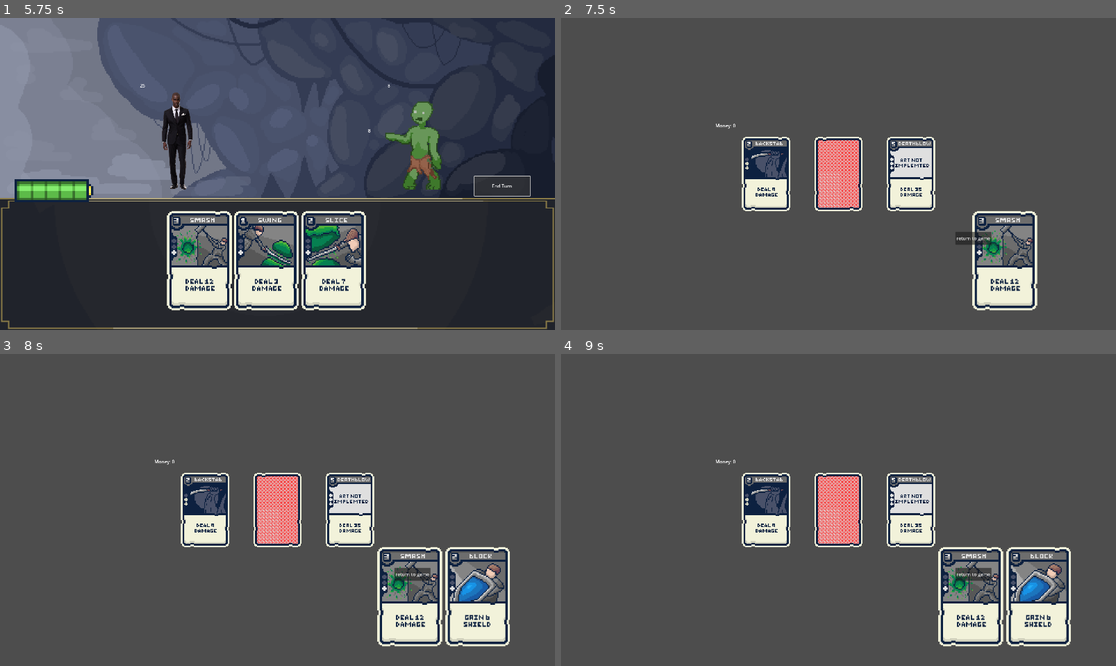
Above: before the commit, frames 1-4 (two rows, left to right).
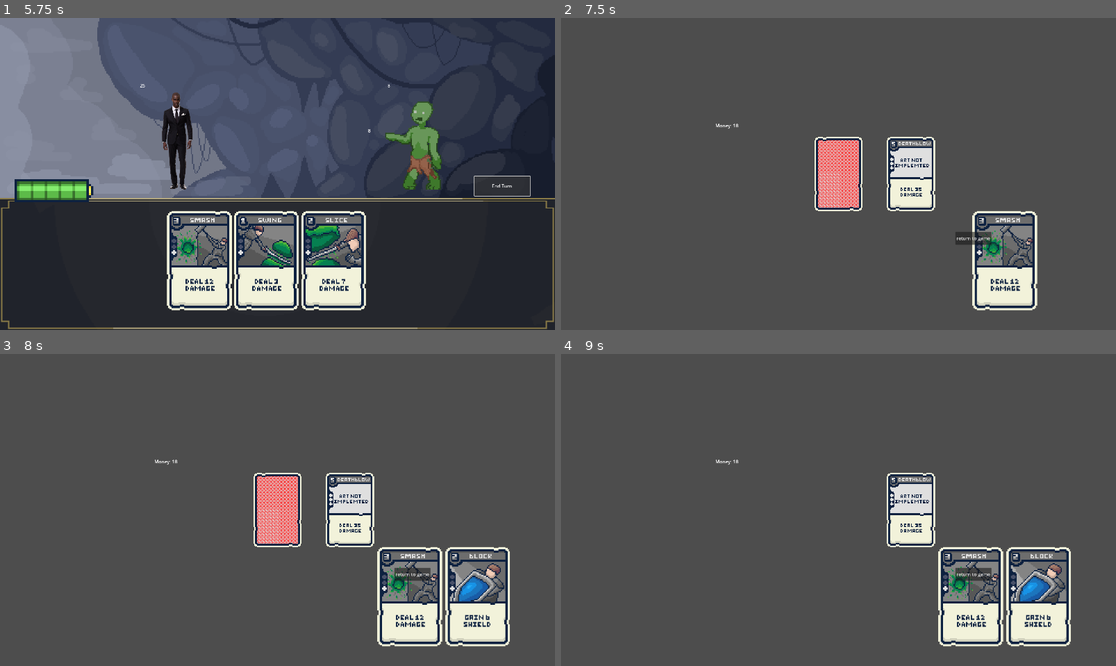
Above: after the commit, the same moments.

Repository: Fredeblok0912/Card_game
Game: Godot game, scene res://menu.tscn
Same seed, same stepped clock (60 frames per second), same inputs: the game is played once before the commit and once after it.
Inputs (mouse positions are in pixels of both pictures, inside the frame that each line leads up to):
- Up to frame 1 (5.75 s): click (155, 270) at 0.5 s; move the mouse to (266, 261) at 1.27 s; hold Up (ui_up) 1.28-2.03 s; click (266, 261) at 1.42 s; move the mouse to (277, 261) at 2.02 s; hold Down (ui_down) 2.03-2.78 s; click (277, 261) at 2.17 s; move the mouse to (149, 89) at 2.77 s; hold Up (ui_up) 2.78-4.28 s; click (149, 89) at 2.92 s; move the mouse to (277, 261) at 3.52 s; click (277, 261) at 3.67 s; move the mouse to (205, 89) at 4.27 s; hold Down (ui_down) 4.28-5 s; click (205, 89) at 4.42 s; click "End Turn" at 5 s
- Up to frame 2 (7.5 s): move the mouse to (827, 261) at 5.77 s; hold Down (ui_down) 5.78-7.28 s; click (827, 261) at 5.92 s; move the mouse to (1038, 261) at 6.52 s; click (1038, 261) at 6.67 s; move the mouse to (766, 174) at 7.27 s; hold Up (ui_up) from 7.28 s (still down); click (766, 174) at 7.42 s
- Up to frame 3 (8 s): keep holding Up (ui_up)
- Up to frame 4 (9 s): keep holding Up (ui_up); move the mouse to (1038, 597) at 8.02 s; click (1038, 597) at 8.17 s; tap Enter at 8.75 s; move the mouse to (838, 510) at 8.77 s; click (838, 510) at 8.92 s

Frame 1 is identical in both runs. In frame 2, 2.0% of the frame differs, in the area x 31-42%, y 33-62%; in frame 3, 2.0%; in frame 4, 4.1%, in the area x 31-55%, y 33-62%.

Commit message:
Fix money after win

Diff:
--- a/Gamecode.gd
+++ b/Gamecode.gd
@@ -159,7 +159,9 @@
 		current_energy = current_energy +1
 
 func enter_shop():
+	player.money += 10
 	get_tree().change_scene_to_file("res://shop.tscn")
+
 
 func clear_hand() -> void:
 	for card in hand_sprites:
